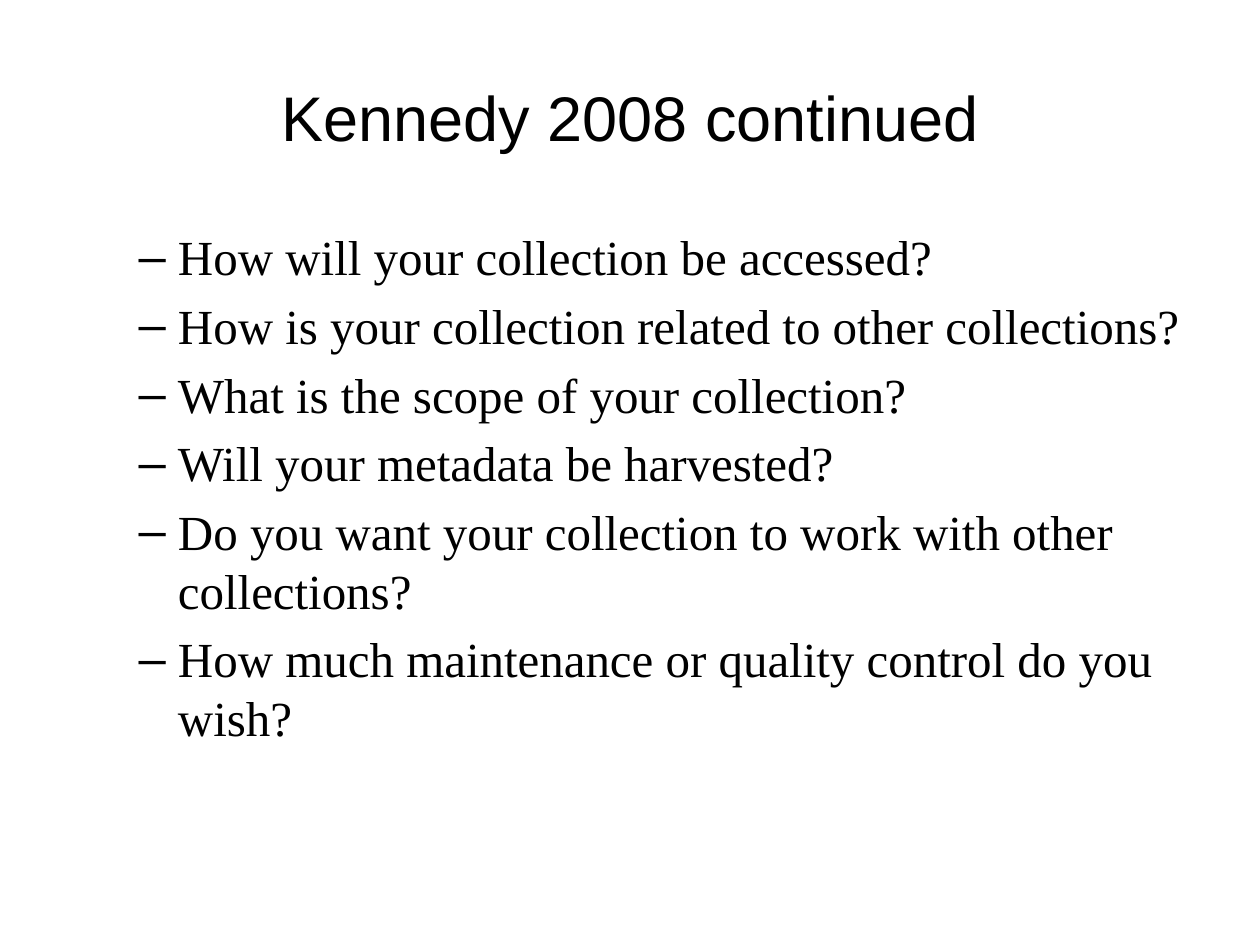
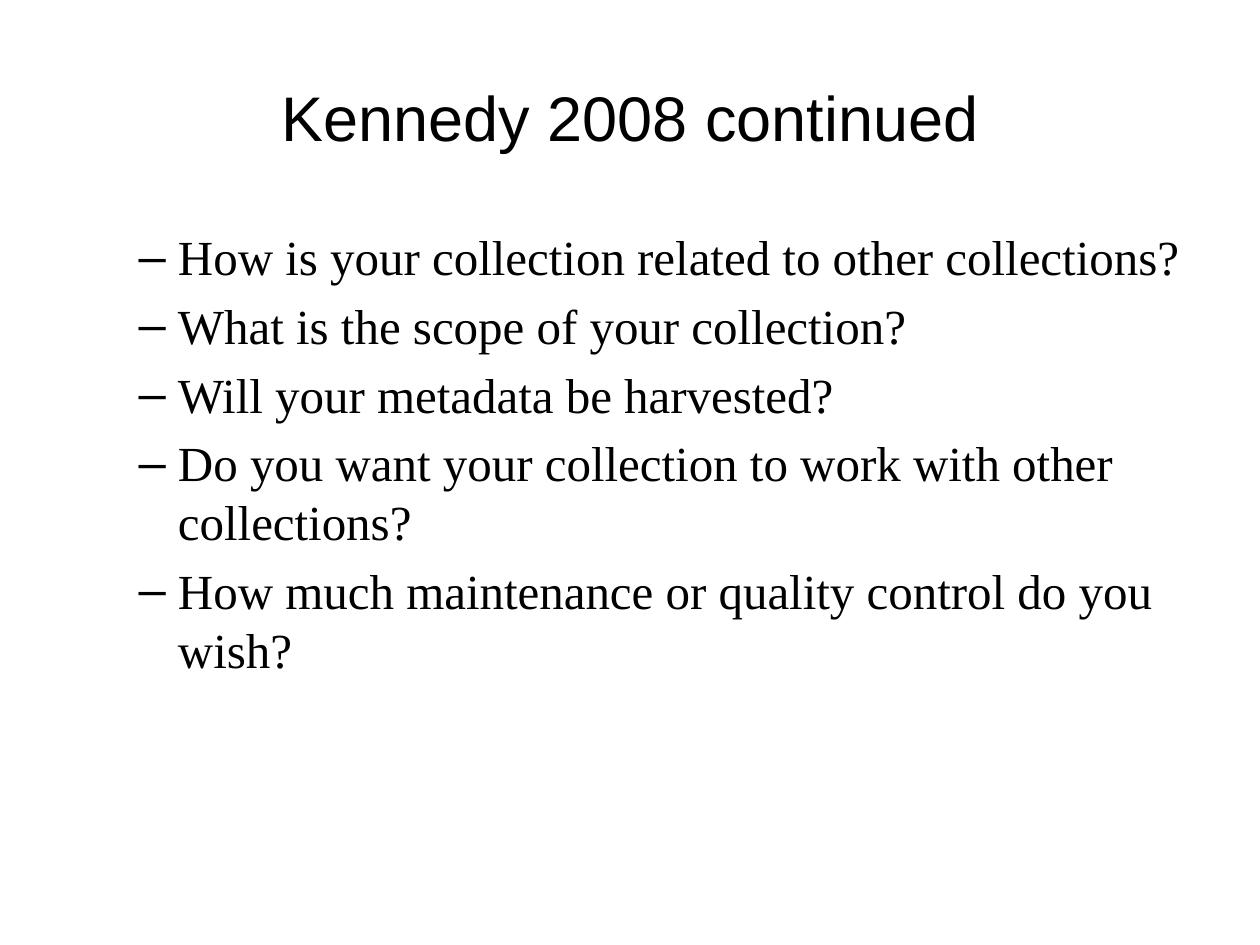
Before and after one commit to DataCurationWorkshop/HongKongCurationWorkshop, a slide deck: slide 6 of Day_2/Day_2_Lectures/Day_2_Lecture_Metadata2.pptx. Drawn at 1260x945 pixels with LibreOffice and Linux fonts; fonts in the diff are those of the drawing; background and template pictures are left out. Boxes give left, top, right and bottom in pixels: in the first picture for what was removed or moved away, otherwise in the second. Text is boxed around its words. In the diff, an @@ line names an element or a change of style, - is before the commit and + after.

```diff
--- a/Day_2/Day_2_Lectures/Day_2_Lecture_Metadata2.pptx
+++ b/Day_2/Day_2_Lectures/Day_2_Lecture_Metadata2.pptx
@@ text at (x1=178, y1=241, x2=932, y2=285): paragraph removed @@
-  – How will your collection be accessed?
```
Also in this commit, not shown: 6 other slides changed, 7 slides added, 4 slides removed.
